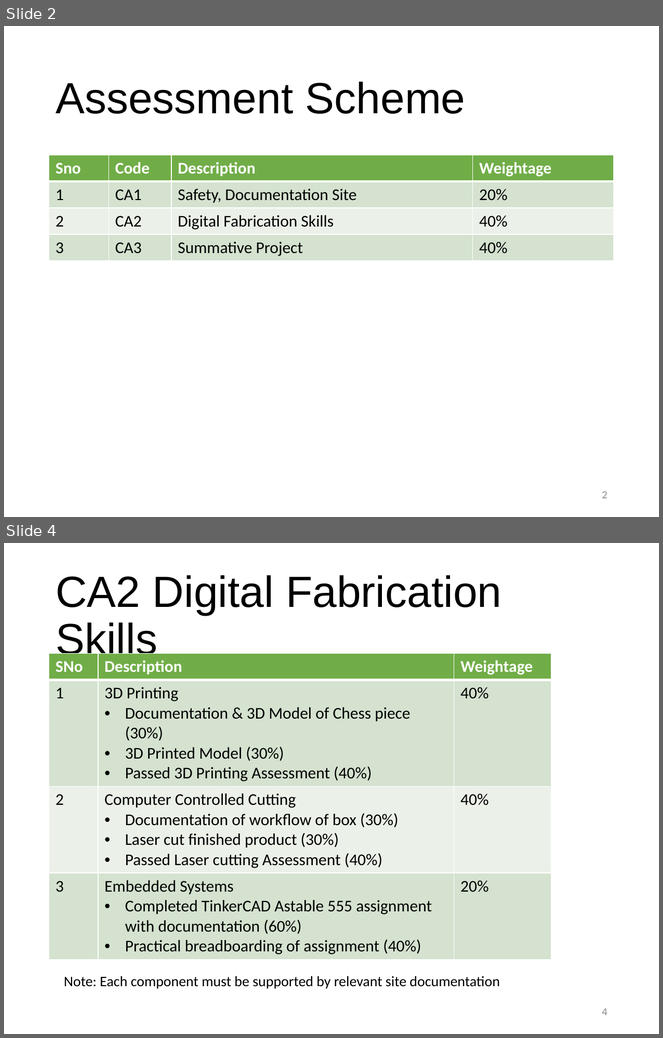
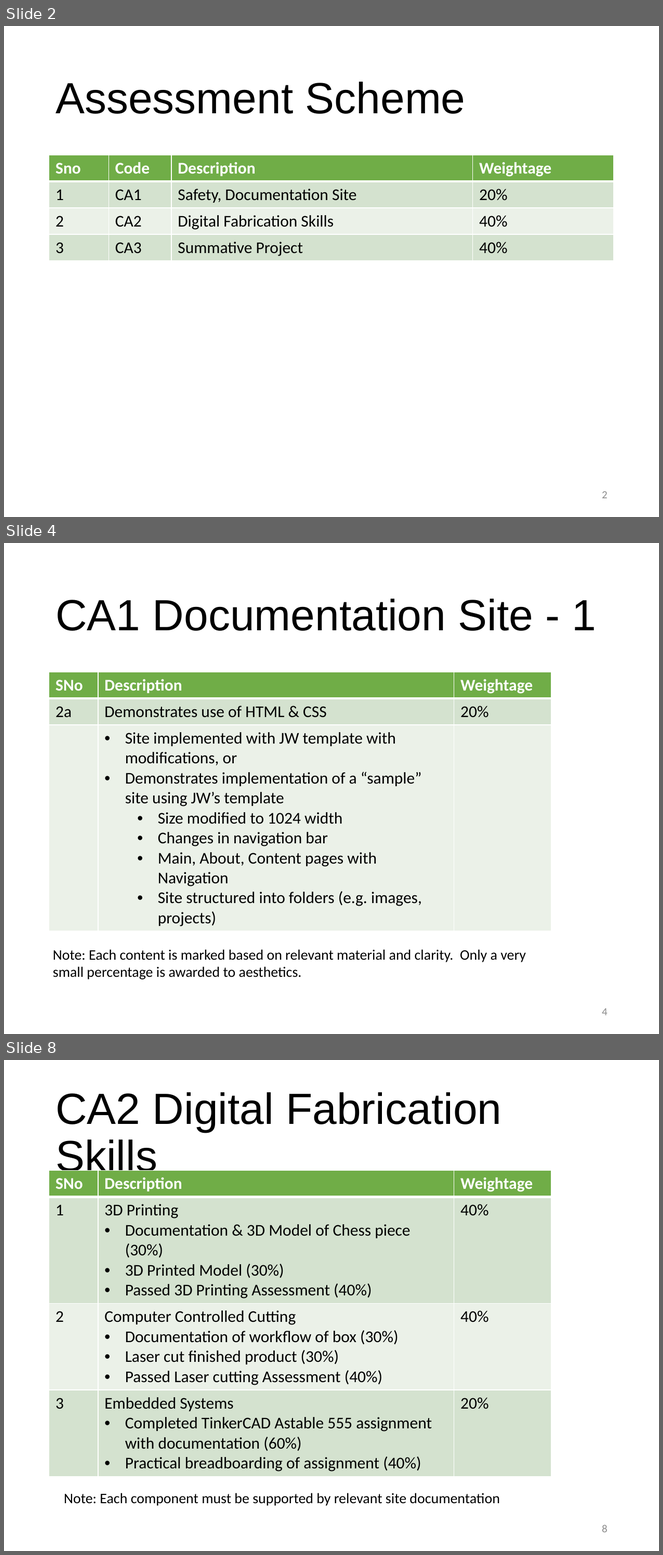
Before and after one commit to RDorville/digfab, a slide deck: presentations/ep1000_assessment/ep1000_assessment.pptx. Shown one above the other, each under a label of ours: slides 2 and 4 before the commit, slides 2, 4 and 8 after it; the slides between them are not shown. The pictures are 663x1038 and 663x1555 pixels, drawn with LibreOffice and Linux fonts; fonts in the diff are those of the drawing; background and template pictures are left out. Boxes give left, top, right and bottom in pixels: in the first picture for what was removed or moved away, otherwise in the second. Text is boxed around its words. In the diff, an @@ line names an element or a change of style, - is before the commit and + after.

```diff
--- a/presentations/ep1000_assessment/ep1000_assessment.pptx
+++ b/presentations/ep1000_assessment/ep1000_assessment.pptx
@@ slide 4 added at (4,543,659,1034), background #FFFFFF @@
@@ title added at (55,599,597,631), 48 pt, text #000000 @@
+CA1 Documentation Site - 1
@@ table added at (49,672,552,929), 3 rows, 3 columns @@
+SNo | Description | Weightage
+2a | Demonstrates use of HTML & CSS | 20%
+ | Site implemented with JW template with modifications, or / Demonstrates implementation of a “sample” site using JW’s template / Size modified to 1024 width / Changes in navigation bar / Main, About, Content pages with Navigation / Site structured into folders (e.g. images, projects) | 
@@ text added at (53,950,526,980), 16 pt, text #000000 @@
+Note: Each content is marked based on relevant material and clarity. Only a very small percentage is awarded to aesthetics.
@@ page number added at (602,1008,608,1016), 12 pt, text #8C8C8C @@
+4
@@ what was slide 4 is now slide 8 @@
@@ page number at (602,1525,608,1533): text changed @@
-4
+8
```
Also in this commit, not shown: 1 slide changed, 3 other slides added, 1 other file.
